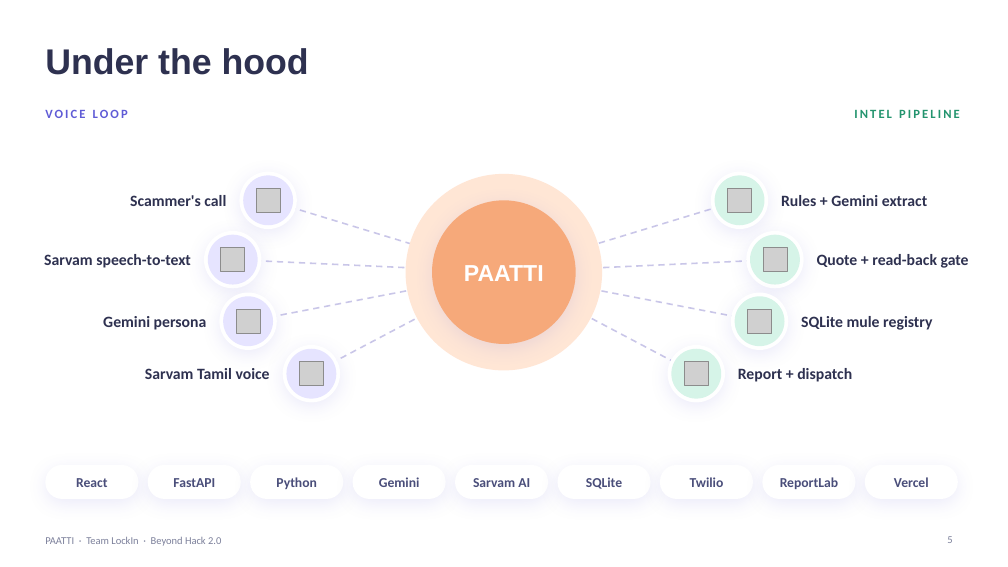
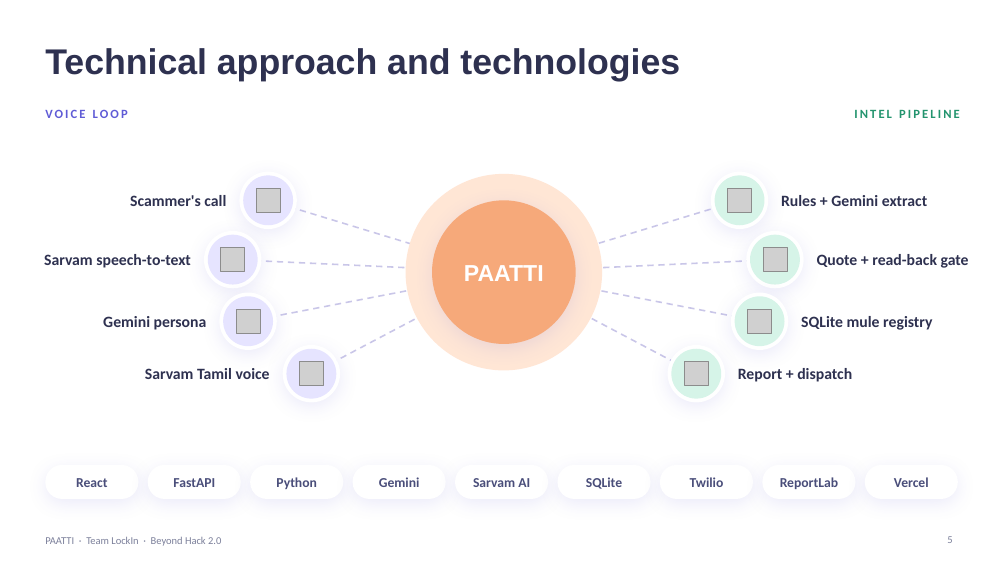
Before and after one commit to Rayaanarora/Paatti, a slide deck: slide 5 of docs/Paatti_BeyondHack2_soft.pptx. Drawn at 1008x567 pixels with LibreOffice and Linux fonts; fonts in the diff are those of the drawing; grey boxes stand for pictures; background and template pictures are left out. Boxes give left, top, right and bottom in pixels: in the first picture for what was removed or moved away, otherwise in the second. Text is boxed around its words. In the diff, an @@ line names an element or a change of style, - is before the commit and + after.

```diff
--- a/docs/Paatti_BeyondHack2_soft.pptx
+++ b/docs/Paatti_BeyondHack2_soft.pptx
@@ title at box(45, 48, 680, 81): text changed @@
-Under the hood
+Technical approach and technologies
```
Also in this commit, not shown: 3 other slides changed, 4 slides added.
